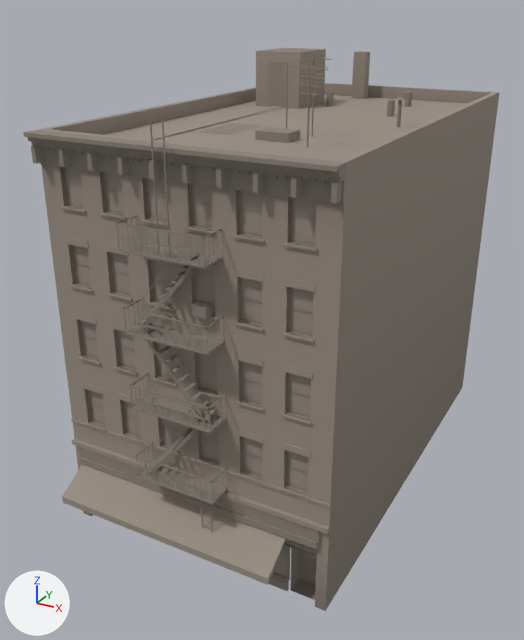
A saved change to the glTF model assets/models/buildings/corner_right_b.glb.
Both versions are drawn from a camera (50 mm lens) standing at (14.0, -19.5, 21.3) and looking at (-0.9, 7.6, 7.7). Arrows for +X, +Y and +Z are at lower left; the lights stay in place. The picture after the commit comes second. Vertices at exactly the same position are counted once.

Names of what the first picture shows: 'corner_right_b'.
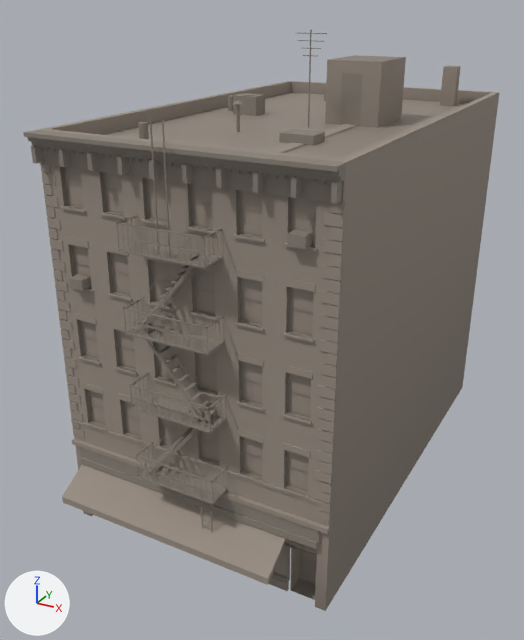
What changed in the scene script:
```text
Add mat_m_roof_silver:
    mat_m_roof_silver = bpy.data.materials.new('M_Roof_Silver')
    # nodes: BsdfPrincipled, Mix, OutputMaterial, VertexColor
    # colours: grey #9a8f84, mixed with the vertex colours
Change me_corner_right_b:
    used by ob_corner_right_b; location = (0.0, 0.0, 0.0)
    remove me_corner_right_b.from_pydata(...)  # 3431 vertices, 3194 faces; spans x -6.0..6.0, y -1.5..20.0, z 0.0..19.5
    add me_corner_right_b.from_pydata(...)  # 3839 vertices, 3584 faces; spans x -6.0..6.0, y -1.5..20.0, z 0.0..20.2
    me_corner_right_b part 1: the loose piece of 8 vertices spanning x -1.5..-0.8, y 18.8..19.4, z 16.5..18.8 is scaled about its middle by (1, 1, 0.785), then moved by (5.0, -0.5, -0.3)
    me_corner_right_b part 2: the loose piece of 8 vertices spanning x 0.6..1.2, y -0.3..0.1, z 11.3..11.7 is moved by (-5.5, 0.0, 0.0)
    me_corner_right_b part 3: the loose piece of 8 vertices spanning x 0.7..1.2, y -0.3, z 11.3..11.6 is moved by (-5.5, 0.0, 0.0)
    me_corner_right_b part 4: the loose piece of 8 vertices spanning x 0.2..1.6, y 5.0..6.0, z 16.5..16.8 is scaled about its middle by (0.371, 0.005, 0.8), then moved by (3.7, -5.8, -2.1)
    me_corner_right_b part 5: the loose piece of 4 vertices spanning x -3.9..-3.0, y 13.6, z 16.5..18.5 is moved by (5.4, -3.6, 0.0)
    me_corner_right_b part 6: the loose piece of 16 vertices spanning x -1.5..-1.1, y 15.2..15.6, z 16.5..17.1 is moved by (-2.0, -12.7, 0.0)
    me_corner_right_b part 7: the loose piece of 16 vertices spanning x 2.0..2.4, y 16.9..17.3, z 16.5..17.1 is moved by (-4.5, 0.2, 0.0)
    me_corner_right_b part 8: the loose piece of 16 vertices spanning x 2.4..2.7, y 13.3..13.7, z 16.5..17.1 is moved by (-7.2, -2.1, 0.0)
    me_corner_right_b part 9: the loose piece of 8 vertices spanning x -4.6..-2.2, y 13.6..16.6, z 16.5..19.0 is scaled about its middle by (0.5, 0.3, 0.327), then moved by (-0.1, -4.2, -0.9), in mat_m_palette
    me_corner_right_b part 10: the loose piece of 12 vertices spanning x 3.9..4.0, y 10.5..10.7, z 16.5..17.5 is moved by (-5.3, -4.3, 0.0)
    me_corner_right_b part 11: the loose piece of 16 vertices spanning x 3.7..4.2, y 10.4..10.8, z 17.5..17.7 is moved by (-5.3, -4.3, 0.0)
    me_corner_right_b part 12: the loose piece of 8 vertices spanning x 0.7..0.8, y 6.5, z 16.5..19.2 is scaled about its middle by (1, 1, 1.4), then moved by (-0.1, 2.2, 0.5)
    me_corner_right_b part 13: the loose piece of 8 vertices spanning x 0.1..1.5, y 6.5, z 19.0 is moved by (-0.1, 2.2, 1.1)
    me_corner_right_b part 14: the loose piece of 8 vertices spanning x 0.2..1.3, y 6.5, z 18.7..18.8 is moved by (-0.1, 2.2, 1.1)
    me_corner_right_b part 15: 13 loose pieces with 92 vertices, spanning x -3.7..3.3, y 0.8..16.6, z 16.5..19.5, are deleted
    me_corner_right_b part 16: 276 vertices added at x -3.8..6.0, y -0.3..17.0, z 4.2..19.0
    me_corner_right_b part 17: 224 vertices added at x -6.0..-5.4, y 0.0, z 4.2..15.9
    me_corner_right_b part 18: 2 faces spanning x -5.7..5.7, y 0.3..19.7, z 16.5 switch from mat_m_roof_gravel to mat_m_roof_silver
    other edits to the shape of me_corner_right_b do not show in these pictures
```

Pixel boxes [x1, y1, x2, y2] of what changed, in the pictures (524 x 640 px; the box of a moved part takes in the faces that stretch with it):
'corner_right_b', reshaped: before [23, 48, 500, 611]; after [23, 30, 500, 611]
part 1 of me_corner_right_b, moved or reshaped: before [352, 51, 370, 99]; after [440, 66, 461, 106]
part 2 of me_corner_right_b, moved or reshaped: before [191, 300, 214, 319]; after [69, 274, 91, 291]
part 3 of me_corner_right_b, moved or reshaped: before [192, 307, 205, 317]; after [70, 280, 81, 289]
part 4 of me_corner_right_b, moved or reshaped: before [255, 127, 300, 143]; after [289, 236, 304, 247]
part 5 of me_corner_right_b, moved or reshaped: before [268, 62, 285, 108]; after [340, 73, 362, 126]
part 6 of me_corner_right_b, moved or reshaped: before [327, 91, 334, 106]; after [138, 122, 149, 140]
part 7 of me_corner_right_b, moved or reshaped: before [404, 91, 412, 107]; after [324, 86, 326, 101]
part 8 of me_corner_right_b, moved or reshaped: before [387, 100, 395, 117]; after [228, 95, 233, 112]
part 9 of me_corner_right_b, moved or reshaped: before [256, 48, 326, 109]; after [233, 93, 265, 116]
part 10 of me_corner_right_b, moved or reshaped: before [397, 100, 402, 127]; after [236, 104, 240, 132]
part 11 of me_corner_right_b, moved or reshaped: before [395, 97, 405, 100]; after [233, 100, 243, 104]
part 12 of me_corner_right_b, moved or reshaped: before [286, 62, 288, 128]; after [308, 30, 312, 128]
part 13 of me_corner_right_b, moved or reshaped: before [271, 65, 304, 67]; after [300, 33, 327, 34]
part 14 of me_corner_right_b, moved or reshaped: before [274, 73, 301, 75]; after [297, 40, 324, 42]
part 15 of me_corner_right_b, deleted: before [140, 55, 332, 147]
part 16 of me_corner_right_b, added: after [242, 55, 406, 523]
part 17 of me_corner_right_b, added: after [40, 164, 85, 439]
part 18 of me_corner_right_b, edited (looks the same): [103, 100, 467, 159] in both
